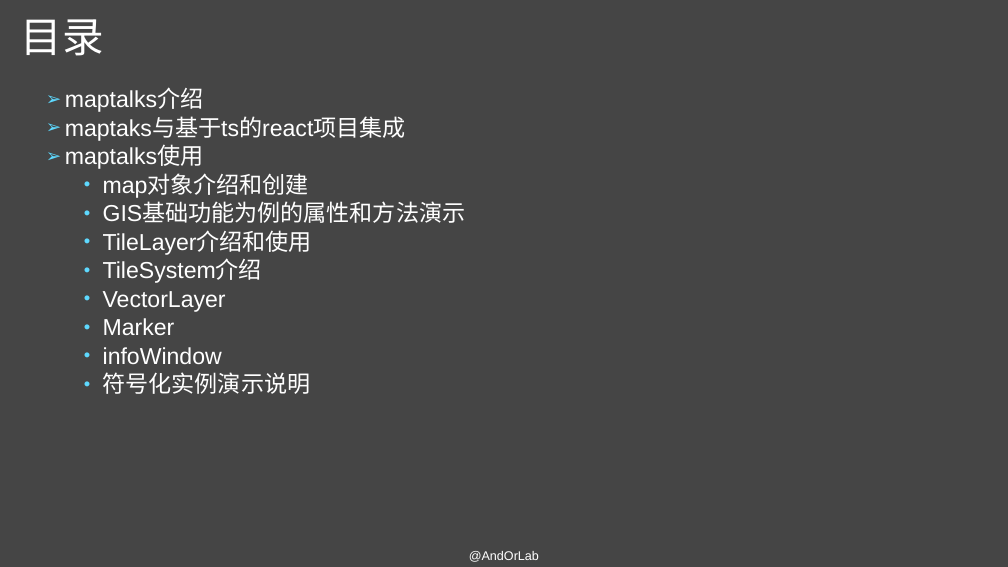
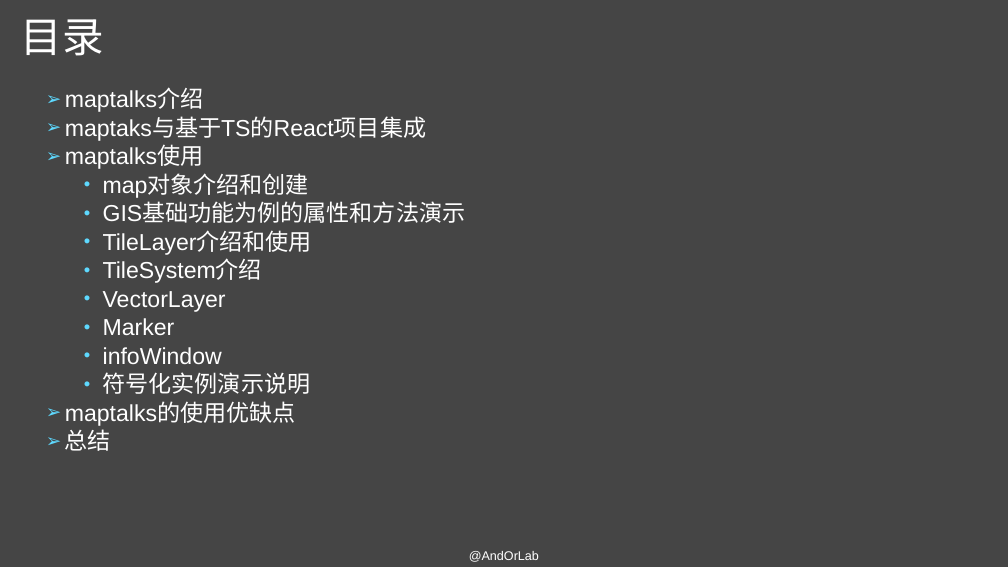
Before and after one commit to AndorLab/TodoList, a slide deck: slide 2 of contents/2018-11-14-杜秀秀/maptalks使用基础.pptx. Drawn at 1008x567 pixels with LibreOffice and Linux fonts; fonts in the diff are those of the drawing. Boxes give left, top, right and bottom in pixels: in the first picture for what was removed or moved away, otherwise in the second. Text is boxed around its words. In the diff, an @@ line names an element or a change of style, - is before the commit and + after.

Commit message:
maptlks使用基础PPT v2.0

```diff
--- a/contents/2018-11-14-杜秀秀/maptalks使用基础.pptx
+++ b/contents/2018-11-14-杜秀秀/maptalks使用基础.pptx
@@ text at bbox=[65, 117, 426, 141]: text changed @@
-➢ maptaks与基于ts的react项目集成
+➢ maptaks与基于TS的React项目集成
@@ text at bbox=[65, 402, 296, 451]: paragraphs added @@
+➢ maptalks的使用优缺点
+➢ 总结
```
Also in this commit, not shown: 16 other slides changed, 5 slides added, 3 slides removed.
